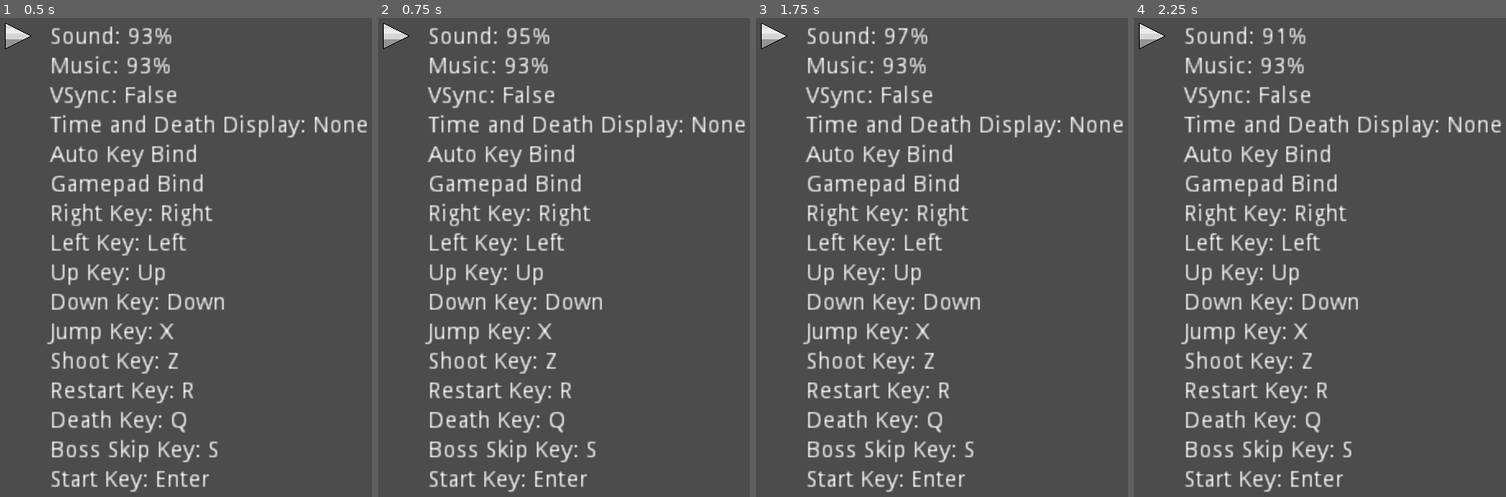
Above: before the commit, frames 1-4 (left to right).
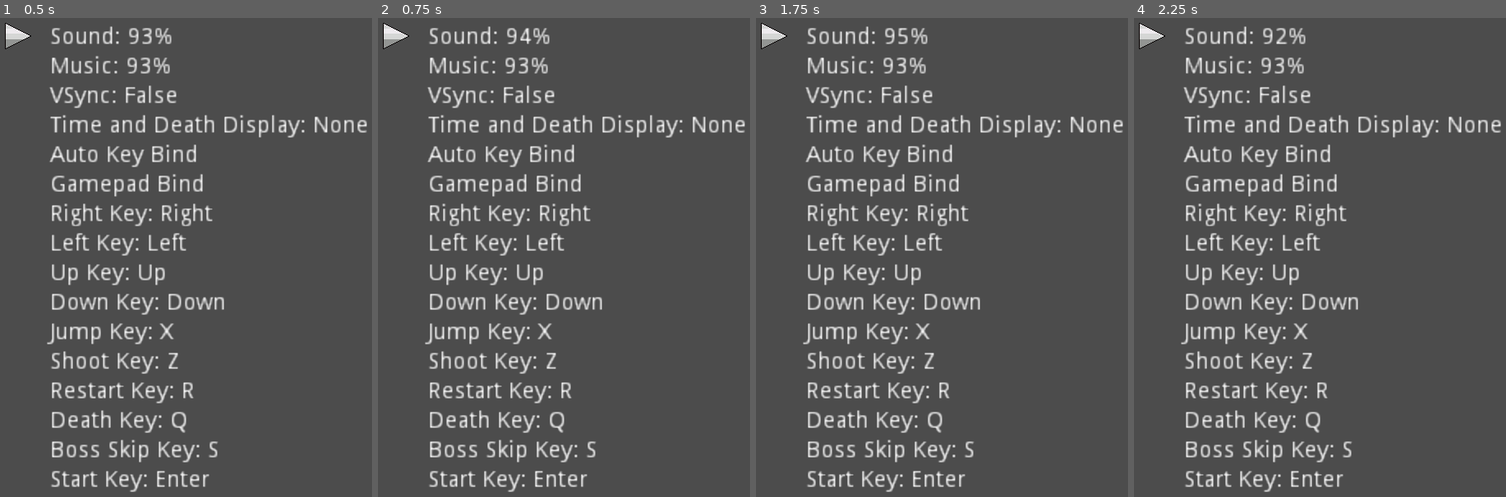
Above: after the commit, the same moments.

Repository: Renhoex/Delicious-Spike-Engine
Game: Godot game, scene res://rooms/Menu/Options.tscn
The game is run twice, just before and just after one commit, with the same random seed, the same clock (stepped at 60 frames per second) and the same inputs. This scene is started directly instead of the project's main scene.
Inputs (mouse positions are in pixels of both pictures, inside the frame that each line leads up to):
- Up to frame 1 (0.5 s): no input
- Up to frame 2 (0.75 s): tap Enter (gm_start) at 0.5 s; move the mouse to (outside the picture) at 0.52 s; hold Right (gm_right) from 0.53 s (still down); hold X (gm_jump) from 0.53 s (still down); tap Z (gm_action) at 0.6 s; click (outside the picture) at 0.67 s
- Up to frame 3 (1.75 s): keep holding Right (gm_right); tap R (gm_restart) at 1.25 s; move the mouse to (901, 276) at 1.27 s; release X (gm_jump) at 1.28 s; tap X (gm_jump) at 1.35, 1.52 s; tap Z (gm_action) at 1.55 s
- Up to frame 4 (2.25 s): tap X (gm_jump) at 1.82 s; move the mouse to (1476, 142) at 2.02 s; release Right (gm_right) at 2.03 s; hold Left (gm_left) from 2.03 s (still down); hold X (gm_jump) from 2.03 s (still down); tap Z (gm_action) at 2.1 s

Frame 1 is identical in both runs. In frame 2, less than 0.1% of the frame differs, in the area x 38-42%, y 2-6%; in frame 3, less than 0.1%; in frame 4, less than 0.1%.

Commit message:
Auto bind
- added a feature for auto binding keys

Diff:
--- a/rooms/Menu/Options.tscn
+++ b/rooms/Menu/Options.tscn
@@ -15,6 +15,8 @@
 
 [node name="OptionScript" type="Node" parent="."]
 script = ExtResource( 2 )
+rebindStart = NodePath("../MenuList/RightKey")
+rebindEnd = NodePath("../MenuList/StartKey")
 
 [node name="Spike" parent="." instance=ExtResource( 1 )]
 position = Vector2( 43.2641, 18.2079 )
@@ -85,7 +87,7 @@
 margin_bottom = 104.0
 text = "Gamepad Bind"
 script = ExtResource( 5 )
-type = 5
+type = 6
 
 [node name="RightKey" type="Label" parent="MenuList"]
 margin_top = 108.0
@@ -183,4 +185,4 @@
 margin_bottom = 302.0
 text = "Back"
 script = ExtResource( 5 )
-type = 6
+type = 7
--- a/scripts/Specific/ButtonRemap.gd
+++ b/scripts/Specific/ButtonRemap.gd
@@ -2,26 +2,34 @@
 export var action = "gm_";
 var prefix = "gm_";
 var locked = false;
-var pressed = false;
+var actionWait = "";
+var lastAction = "";
 
 onready var originalString = text;
-onready var options = get_parent().get_parent().get_node("OptionScript");
 
 func _process(_delta):
-	if (InputMap.has_action(action) && !locked):
+	if (InputMap.has_action(action) && !locked && actionWait == ""):
 		if type == 4: # key
 			text = originalString + InputMap.get_action_list(action)[0].as_text();
-	if (active && !locked):
-		if (Input.is_action_just_pressed("gm_jump")):
-			text = originalString + ".."
-			options.locked = true;
-			locked = true;
-			pressed = true;
-	elif (Input.is_action_just_released("gm_jump")):
-		pressed = false;
+	# action wait release, used for auto map checking
+	if (actionWait != ""):
+		# compare action wait and new bind
+		if (actionWait != InputMap.get_action_list(lastAction)[0].as_text()):
+			actionWait = "";
+			lastAction = "";
+			activate();
+	elif (!options.auto):
+		if (active && !locked):
+			if (Input.is_action_just_released("gm_jump")):
+				activate();
+
+func activate():
+	text = originalString + ".."
+	options.locked = true;
+	locked = true;
 
 func _unhandled_key_input(event):
-	if (locked && !pressed):
+	if (locked):
 		var rememberGamepad = InputMap.get_action_list(action)[1];
 		# check through actions for any duplicates then remap that action to this one
 		for i in InputMap.get_actions():
@@ -41,8 +49,25 @@
 		InputMap.action_add_event(action, rememberGamepad);
 		#unlock node
 		locked = false;
-		#delay 2 frames to prevent duplicate inputs
+		# if last node stop auto
+		if (options.autoEnd == self):
+			options.auto = false;
+			options.locked = false;
+		# go next node if auto
+		elif (options.auto):
+			# deactivate self
+			active = false;
+			# get next option
+			options.option += 1;
+			var next = get_parent().get_child(options.option);
+			next.actionWait = event.as_text();
+			next.lastAction = action;
+			next.text = next.originalString + "..";
+		#delay 2 frames to prevent option changes on up and down movements
 		yield(get_tree(),"idle_frame");
 		yield(get_tree(),"idle_frame");
-		# unlock options
-		options.locked = false;
+		# unlock options if not auto
+		if (!options.auto):
+			options.locked = false;
+	elif (active && actionWait != ""):
+		actionWait = event.as_text();
--- a/scripts/Specific/OptionItem.gd
+++ b/scripts/Specific/OptionItem.gd
@@ -1,7 +1,8 @@
 extends Label
-export (int, "SFX", "Music", "VSync", "Display Type", "key Maps", "Joy Maps", "Back")var type = 0;
+export (int, "SFX", "Music", "VSync", "Display Type", "key Maps", "Auto Key", "Auto Pad", "Back")var type = 0;
 var displayNames = ["None", "Heads up display", "On Window"];
 var active = false;
+onready var options = get_parent().get_parent().get_node("OptionScript");
 
 #set texts
 func _process(delta):
@@ -15,6 +16,8 @@
 			text = "VSync: "+str(OS.vsync_enabled);
 		3: #Options
 			text = "Time and Death Display: "+displayNames[Global.counter];
+
+
 	# ative check
 	if (active):
 		match(type):
@@ -31,7 +34,7 @@
 					if !$SampleSound.playing:
 						$SampleSound.play();
 				# reset sound
-				if Input.is_action_just_pressed("gm_action"):
+				if Input.is_action_just_released("gm_action"):
 					sound = 0;
 				# clamp sound
 				sound = clamp(sound,-80,6);
@@ -46,14 +49,14 @@
 				if Input.is_action_pressed("gm_right"):
 					sound += delta*20;
 				# reset sound
-				if Input.is_action_just_pressed("gm_action"):
+				if Input.is_action_just_released("gm_action"):
 					sound = 0;
 				# clamp sound
 				sound = clamp(sound,-80,6);
 				# set volume
 				AudioServer.set_bus_volume_db(AudioServer.get_bus_index("Music"),sound);
 			2: # VSync
-				if Input.is_action_just_pressed("gm_jump"):
+				if Input.is_action_just_released("gm_jump"):
 					OS.vsync_enabled = !OS.vsync_enabled;
 			3: # Counters
 				# decrease counter
@@ -67,8 +70,37 @@
 				Global.counter = fmod(Global.counter,3);
 				if Global.counter < 0:
 					Global.counter += 3;
-			6: # Back
-				if Input.is_action_just_pressed("gm_jump"):
+			4: # key binds (handled in their own script), continue to avoid match mismatch
+				continue;
+			5: # auto map key
+				if (Input.is_action_just_released("gm_jump") && options.autoStart != null && !options.auto):
+					# set a check variable
+					var found = false;
+					var foundEnd = false;
+					# find first option
+					for i in get_parent().get_child_count():
+						if get_parent().get_child(i) == options.autoStart:
+							# first option was found
+							found = true;
+							options.option = i;
+						# we make sure found is true first so that the node order isn't messed up
+						if get_parent().get_child(i) == options.autoEnd && found:
+							foundEnd = true;
+					#error check
+					if (!found || !foundEnd):
+						print("ERROR: could not find first key bind option");
+					else:
+						get_parent().get_child(options.option).activate();
+						options.auto = true;
+						options.locked = true;
+						# deactivate self
+						active = false;
+			6:
+				if (Input.is_action_just_released("gm_jump") && options.autoStart != null):
+					print(type);
+
+			7: # Back
+				if (Input.is_action_just_released("gm_jump")):
 					# save config settings
 					Global.save_data();
 					Global.main.load_room("Menu/FileSelect");
--- a/scripts/Specific/Options.gd
+++ b/scripts/Specific/Options.gd
@@ -2,6 +2,11 @@
 var option = 0;
 onready var optionSize = get_parent().get_node("MenuList").get_child_count();
 var locked = false;
+var auto = false;
+export (NodePath)var rebindStart;
+export (NodePath)var rebindEnd;
+onready var autoStart = get_node(rebindStart);
+onready var autoEnd = get_node(rebindEnd);
 
 func _process(_delta):
 	#for i in get_parent().get_node("MenuList").get_child_count():
